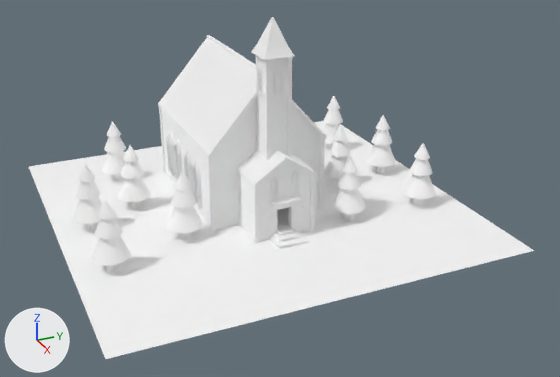
One commit to the glTF model PolyCity/static/models/church/church.gltf: the scene before it, then after it.
Before and after are seen from a camera (50 mm lens) standing at (96.0, -38.8, 49.7) and looking at (4.8, 2.2, 4.1). Every picture has the same lights, and +X, +Y and +Z are marked at lower left. Where no turn or scale is listed for an object, it has been applied to the vertices. Vertices at the same position are counted once.

In view in the first picture: 'Church'.
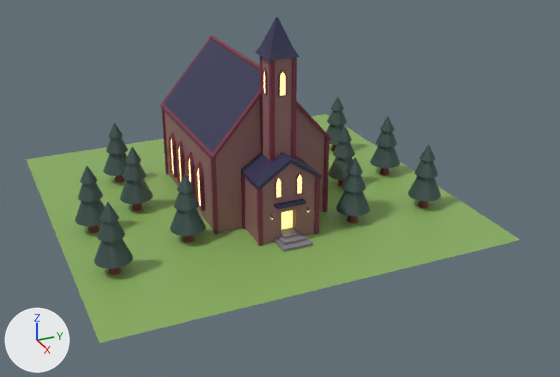
What differs and where, as boxes (x1, y1, x2, y2) in the pictures (560 x 377 px; the box of a moved part takes in the faces that stretch with it):
'Church', surface changed, reshaped, moved (white to brown)
    before: (28, 17, 534, 359)
    after: (26, 17, 520, 343)
'windows', added
    after: (171, 71, 309, 230)
part 1 of me_cube, moved or reshaped
    before: (28, 121, 534, 359)
    after: (26, 114, 520, 343)

Edits to the bpy script that builds the scene:
```text
Add img_palette:
    img_palette = load_image('palette', '_unpacked/palette', 246, 308, 'sRGB')
Change mat_material:
    remove mat_material.base_color = (1.0, 1.0, 1.0)  # white #ffffff
    mat_material.metallic: 1.0 -> 0.0
    mat_material.roughness: 1.0 -> 0.5
    add mat_material.texture = img_palette
Add mat_material_001:
    mat_material_001 = principled_material('Material.001')
    mat_material_001.base_color = (1.0, 1.0, 1.0)  # white #ffffff
    mat_material_001.metallic = 1.0
    mat_material_001.roughness = 1.0
    mat_material_001.emission_color = (1.0, 0.746, 0.16)  # yellow #ffe06f
    mat_material_001.emission_strength = 1.0
Change me_cube:
    where me_cube.from_pydata(...)  # 4368 vertices, 8251 faces; spans x -28.2..28.2, y -28.2..28.2, z -5.8..23.3
    used by ob_church; location = (0.0, 0.0, 5.6)
    me_cube part 1: the loose piece of 4 vertices spanning x -28.2..28.2, y -28.2..28.2, z -5.6 is moved by (-4.1, 0.0, 0.0)
Add me_cube_001:
    me_cube_001.from_pydata(...)  # 226 vertices, 216 faces; spans x -17.2..11.8, y -8.6..8.6, z -4.5..17.0
    me_cube_001.materials.append(mat_material_001)  # white #ffffff
Change ob_church:
    ob_church.location: (0.0, 0.0, 5.6) -> (1.3, 0.0, 5.8)
Add ob_windows:
    ob_windows = bpy.data.objects.new('windows', me_cube_001)
    ob_windows.location = (1.3, 0.0, 5.8)
```
